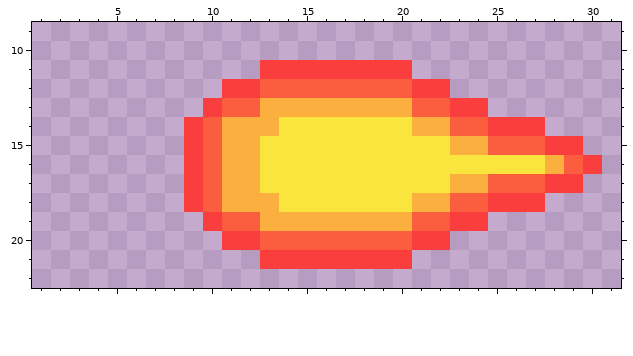
Two versions of one pixel-art sprite, Effects/Fireball.png. Above, as it was before the edit.
The file is 32x32 pixels. Shown: x 1..31, y 9..22. The old version is drawn lined up with the new one.
Now the later version:
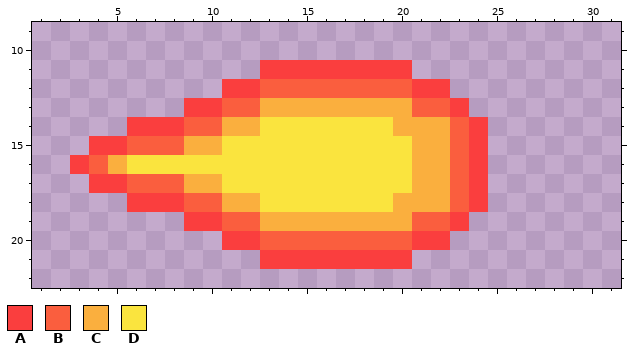
Palette (. is transparent): A #fa3e3e  B #fa5e3e  C #faaf3e  D #fae43e
Edits made:
whole drawing moved by +2,+1 (the old picture is shown already moved)
y 13: x 9 . -> A; x 24 A -> .
y 14: x 6..9 ...A -> AAAB; x 13 C -> D; x 20 D -> C; x 24..27 BAAA -> A...
y 15: x 4..12 .....ABCC -> AABBBCCDD; x 21..29 DDCCBBBAA -> CCBA.....
y 16: x 3..12 ......ABCC -> ABCDDDDDDD; x 21..30 DDDDDDDCBA -> CCBA......
y 17: x 4..12 .....ABCC -> AABBBCCDD; x 21..29 DDCCBBBAA -> CCBA.....
y 18: x 6..9 ...A -> AAAB; x 13 C -> D; x 20 D -> C; x 24..27 BAAA -> A...
y 19: x 9 . -> A; x 24 A -> .
